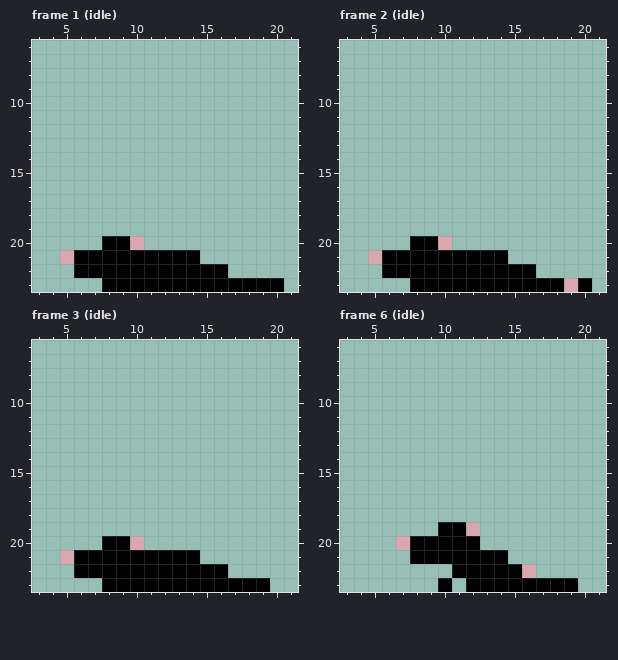
Two versions of one pixel-art file, Assets/Resources/new aseprite/beings/rat/rat.aseprite. Above, as it was before the edit.
24x24 pixels, 57 frames. Colours within 5 levels of each other are drawn and written as one. Shown: frame 1 (idle): x 3..21, y 6..23; frame 2 (idle): x 3..21, y 6..23; frame 3 (idle): x 3..21, y 6..23; frame 6 (idle): x 3..21, y 6..23. The commit also changed other frames, which this record leaves out.
The result:
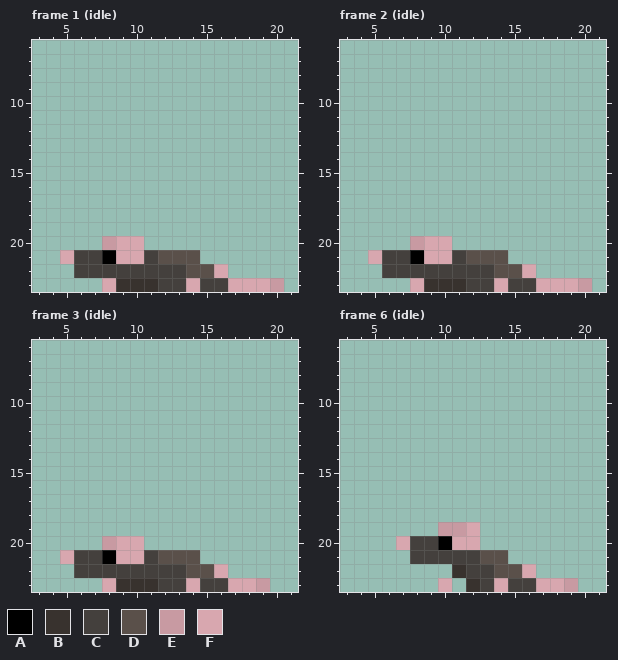
Palette (. is transparent): A #000000  B #38322e  C #44403d  D #5a504a  E #c89aa2  F #d8a7af
The exact change:
layer "em/em" now hidden
Changed rows in their new state; - is an unchanged pixel.
Frame 1 (idle):
first column x 6:
20 --EF-----------
21 CC-FFCDDD------
22 CCCCCCCCDDF----
23 --FBBBCCFCCFFFE
Frame 2 (idle):
first column x 6:
20 --EF-----------
21 CC-FFCDDD------
22 CCCCCCCCDDF----
23 --FBBBCCFCCFF-E
Frame 3 (idle):
first column x 6:
20 --EF----------
21 CC-FFCDDD-----
22 CCCCCCCCDDF---
23 --FBBBCCFCCFFE
Frame 6 (idle):
first column x 8:
19 --EE--------
20 CC-FF-------
21 CCCCCDD-----
22 ---BCCDD----
23 --F-BCFCCFFE
Changed places in both pictures, as pixel boxes (x1, y1, x2, y2):
changed: (74, 236, 284, 292)
changed: (382, 236, 592, 292)
changed: (74, 536, 270, 592)
changed: (410, 522, 578, 592)
